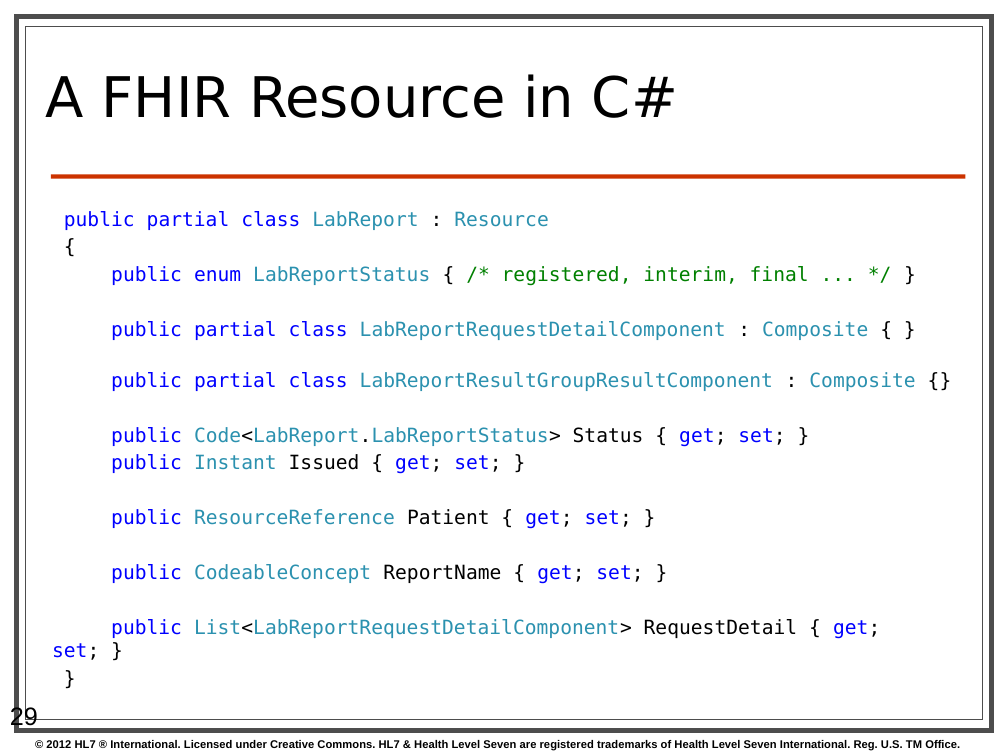
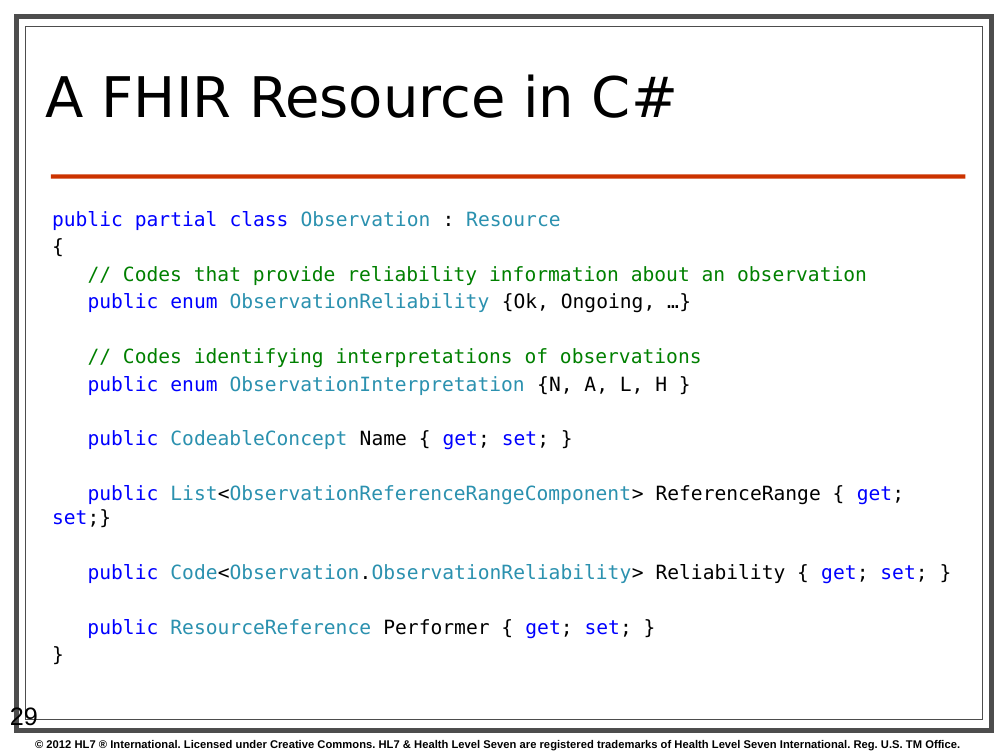
Before and after one commit to vista-novo/fhir, a slide deck: slide 29 of presentations/2013-05 Tutorials/201305 - Atlanta - FhirForDevelopersWGMTutorial.pptx. Drawn at 1008x756 pixels with LibreOffice and Linux fonts; fonts in the diff are those of the drawing; background and template pictures are left out. Boxes give left, top, right and bottom in pixels: in the first picture for what was removed or moved away, otherwise in the second. Text is boxed around its words. In the diff, an @@ line names an element or a change of style, - is before the commit and + after.

```diff
--- a/presentations/2013-05 Tutorials/201305 - Atlanta - FhirForDevelopersWGMTutorial.pptx
+++ b/presentations/2013-05 Tutorials/201305 - Atlanta - FhirForDevelopersWGMTutorial.pptx
@@ text "public partial class Observation : ..." at (52, 211, 927, 639): highlight none to #FFFFFF in "{", "}" @@
@@ text at (52, 211, 560, 230): text changed; text colour #0000FF to #2B91AF @@
-public partial class LabReport : Resource
+public partial class Observation : Resource
@@ text at (52, 266, 927, 639): text changed @@
-public enum LabReportStatus { /* registered, interim, final ... */ }
-public partial class LabReportRequestDetailComponent : Composite { }
-public partial class LabReportResultGroupResultComponent : Composite {}
-public Code<LabReport.LabReportStatus> Status { get; set; }
-public Instant Issued { get; set; }
-public ResourceReference Patient { get; set; }
-public CodeableConcept ReportName { get; set; }
-public List<LabReportRequestDetailComponent> RequestDetail { get; set; }
+// Codes that provide reliability information about an observation
+public enum ObservationReliability {Ok, Ongoing, …}
+// Codes identifying interpretations of observations
+public enum ObservationInterpretation {N, A, L, H }
+public CodeableConcept Name { get; set; }
+public List<ObservationReferenceRangeComponent> ReferenceRange { get; set;}
+public Code<Observation.ObservationReliability> Reliability { get; set; }
+public ResourceReference Performer { get; set; }
```
Also in this commit, not shown: 35 other slides changed, 10 slides added, 14 slides removed.
